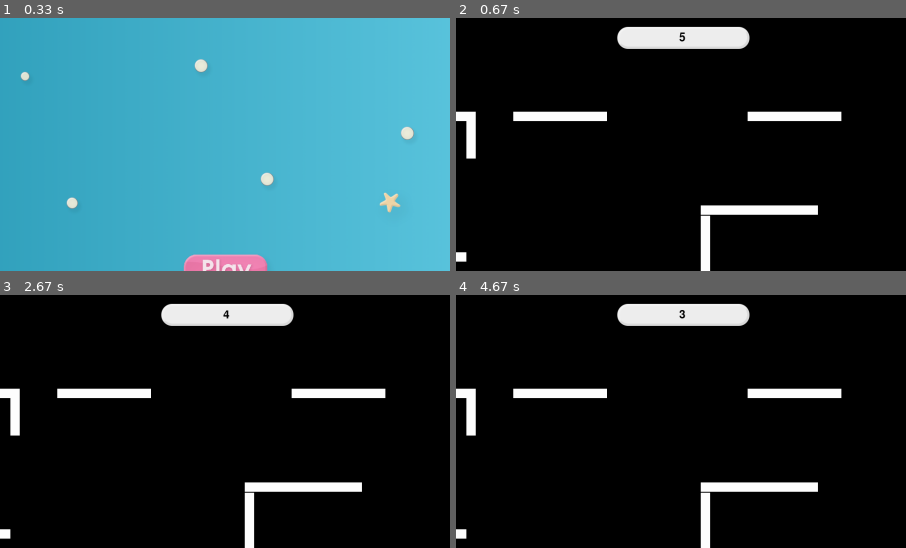
Above: before the commit, frames 1-4 (two rows, left to right).
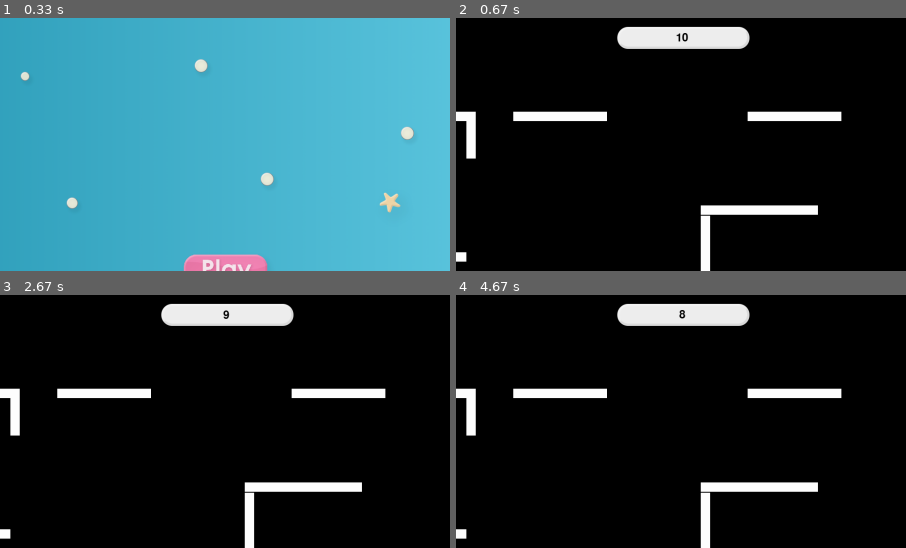
Above: after the commit, the same moments.

Repository: Aquafoxy9182/bounce_game_taak
Game: pygame game, started from Project Bounce/Sjabloon Pygame.py
The game is run twice, just before and just after one commit, with the same random seed, the same clock (stepped at 60 frames per second) and the same inputs.
Inputs (mouse positions are % of the whole screen's width and height, from its top left):
- Up to frame 1 (0.33 s): no input
- Up to frame 2 (0.67 s): click (50, 50) at 0.38 s
- Up to frame 3 (2.67 s): hold D 0.67-1.13 s; hold D 1.17-1.63 s; hold A 1.67-2.2 s; hold A 2.23-2.63 s
- Up to frame 4 (4.67 s): hold D 2.67-3.3 s; hold A 3.33-3.8 s; hold D 3.83-4.3 s; hold D from 4.33 s (still down)
The pictures show only the part of the screen within x 25-75%, y 0-50%; the shares and areas given below are measured in that part.

Frame 1 is identical in both runs. In frame 2, less than 0.1% of the frame differs, in the area x 48-52%, y 5-10%; in frame 3, less than 0.1%; in frame 4, less than 0.1%.

Commit message:
basic optimise

Diff:
--- a/Project Bounce/Sjabloon Pygame.py
+++ b/Project Bounce/Sjabloon Pygame.py
@@ -28,7 +28,7 @@
 WHITE = (255, 255, 255)
 
 #==================================sounds==================================#
-colect_sfx = pygame.mixer.Sound("project bounce/assets/sounds/collect.wav")
+colect_sfx = pygame.mixer.Sound(os.path.join("project bounce","assets","sounds","collect.wav"))
 
 #==================================objects=================================#
 ball = Ball(WINDOW_WIDTH, WINDOW_HEIGHT)
--- a/Project Bounce/levels/levels.py
+++ b/Project Bounce/levels/levels.py
@@ -7,7 +7,7 @@
 firstTime = True
 
 
-def levelTimer(time, window, WINDOW_WIDTH, color, font, timebarBack):
+def levelTimer(time, window, WINDOW_WIDTH, color, font, timebarBack,goal,point_score):
     global isSecond, firstTime, prevtime
 
     if firstTime:
@@ -21,20 +21,12 @@
         isSecond = 0
         prevtime = prevtime - 1
         print(prevtime)
+        print(goal)
 
-        if prevtime <= 0:
+        if prevtime <= 0 and point_score == goal:
             print("Time is up")
             game_state = "game_over"
             return game_state
-
-
-    centerx = WINDOW_WIDTH // 2
-    centery = timebarBack.get_height() // 2
-    width = timebarBack.get_width()
-    height = timebarBack.get_height()
-
-    timebarBackrec = timebarBack.get_rect(centerx=centerx, centery=centery, width=width, height=height)
-    window.blit(timebarBack, timebarBackrec)
 
     time_text = font.render(str(prevtime), True, color)
     timeDisplay = window.blit(time_text, (WINDOW_WIDTH // 2 - time_text.get_width() // 2, 30))
@@ -45,6 +37,12 @@
 def level1(window, clock, ball, coin, colect_sfx, BLACK, WHITE, WINDOW_WIDTH, WINDOW_HEIGHT, FRAMES_PER_SECOND, font, dt,Platform,wall):
     timebarBack = pygame.image.load(os.path.join("Project Bounce","assets","ui","Bar_layer1.png"))
     font = pygame.font.Font(None, 36)
+
+    centerx = WINDOW_WIDTH // 2
+    centery = timebarBack.get_height() // 2
+    width = timebarBack.get_width()
+    height = timebarBack.get_height()
+
     running = True
     platforms = [
         Platform(820, 600, 200, 20, WHITE),
@@ -77,7 +75,10 @@
                 return "start_start"
         # Drawing
         window.fill(BLACK)
-        levelTimer(5, window, WINDOW_WIDTH,BLACK,font, timebarBack)
+        timebarBackrec = timebarBack.get_rect(centerx=centerx, centery=centery, width=width, height=height)
+        window.blit(timebarBack, timebarBackrec)
+
+        levelTimer(10, window, WINDOW_WIDTH,BLACK,font, timebarBack,1,coin.points)
         window.blit(ball.sprite, (ball.x, ball.y))  # Draw objects
         window.blit(coin.sprite, (coin.x, coin.y))
 
@@ -100,7 +101,6 @@
         for wall in walls:
             wall.draw(window)
 
-
         pygame.display.update()
         clock.tick(FRAMES_PER_SECOND)
 
--- a/Project Bounce/objects/objects.py
+++ b/Project Bounce/objects/objects.py
@@ -2,7 +2,6 @@
 import pygame
 import random
 import os
-
 
 #==================================Ball====================================#
 class Ball(pygame.sprite.Sprite):
